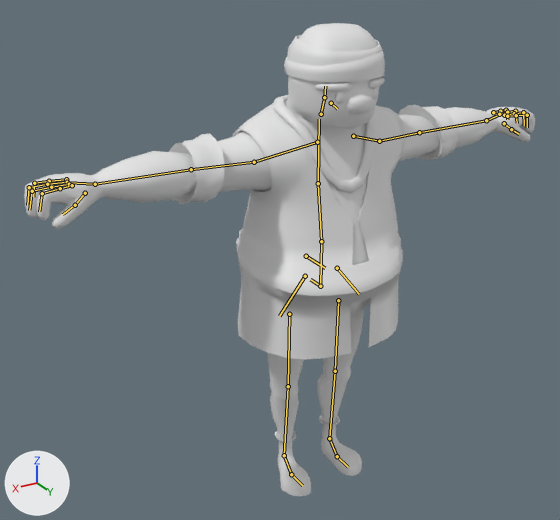
Two versions of the FBX model Game/res/assets/models/Animation/Character/pirate_short.fbx, one commit apart.
Both versions are drawn from a camera (50 mm lens) standing at (1.49, 2.19, 1.07) and looking at (0.13, -0.07, -0.06). Every picture has the same lights, and +X, +Y and +Z are marked at lower left. Both versions are drawn at frame 2 of the action 'Pirate01|Reference Pose'; the numbers are the values there. The bones that bend it are drawn over the model as lines.

Names of what the first picture shows: 'eyes.002'.
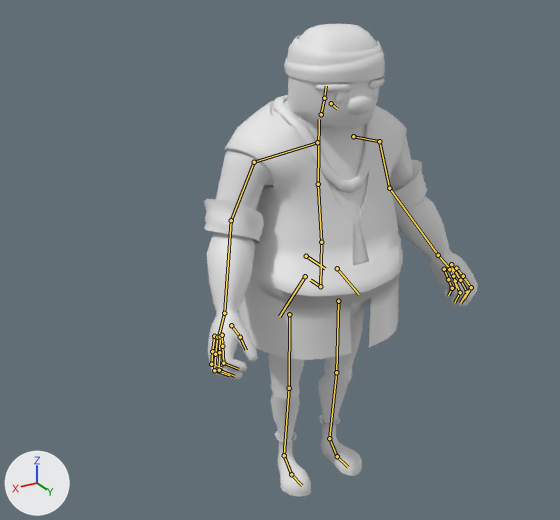
What the commit changed:
Bone 'L_Arm_Upper' (bone_l_arm_upper) turns from (0, 0, 0) to (-67, 7, -5) degrees about its own x, y and z.
Bone 'L_Arm_Lower' (bone_l_arm_lower) turns from (0, 0, 0) to (4, -11, -24) degrees about its own x, y and z.
Bone 'R_Arm_Upper' (bone_r_arm_upper) turns from (0, 0, 0) to (-69, -8, 5) degrees about its own x, y and z.
Bone 'R_Arm_Lower' (bone_r_arm_lower) turns from (0, 0, 0) to (5, 11, 31) degrees about its own x, y and z.
Bone 'L_Leg_Lower' (bone_l_leg_lower) turns from (0, 0, 0) to (3, 0, 0) degrees about its own x, y and z.
Bone 'R_Leg_Lower' (bone_r_leg_lower) turns from (0, 0, 0) to (3, 0, 0) degrees about its own x, y and z.

What differs and where, as boxes (x1, y1, x2, y2) in the pictures (560 x 520 px):
'eyes.002', posed (46% narrower): before (24, 23, 535, 496); after (204, 24, 478, 497)
bone 'L_Arm_Upper', root to tip: before (379, 141) to (419, 132); after (379, 141) to (389, 188)
bone 'L_Arm_Lower', root to tip: before (419, 132) to (486, 120); after (389, 188) to (438, 255)
bone 'R_Arm_Upper', root to tip: before (254, 162) to (191, 169); after (254, 162) to (231, 220)
bone 'R_Arm_Lower', root to tip: before (191, 169) to (95, 184); after (231, 220) to (224, 313)
bone 'L_Leg_Lower', root to tip: before (335, 371) to (329, 438); after (336, 372) to (329, 438)
bone 'R_Leg_Lower', root to tip: before (288, 386) to (284, 455); after (289, 388) to (284, 455)
